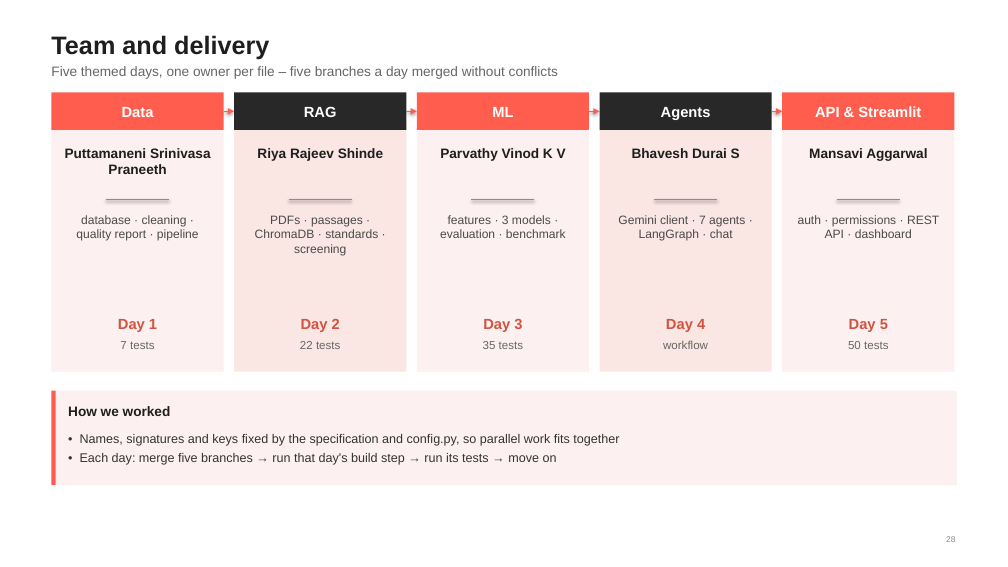
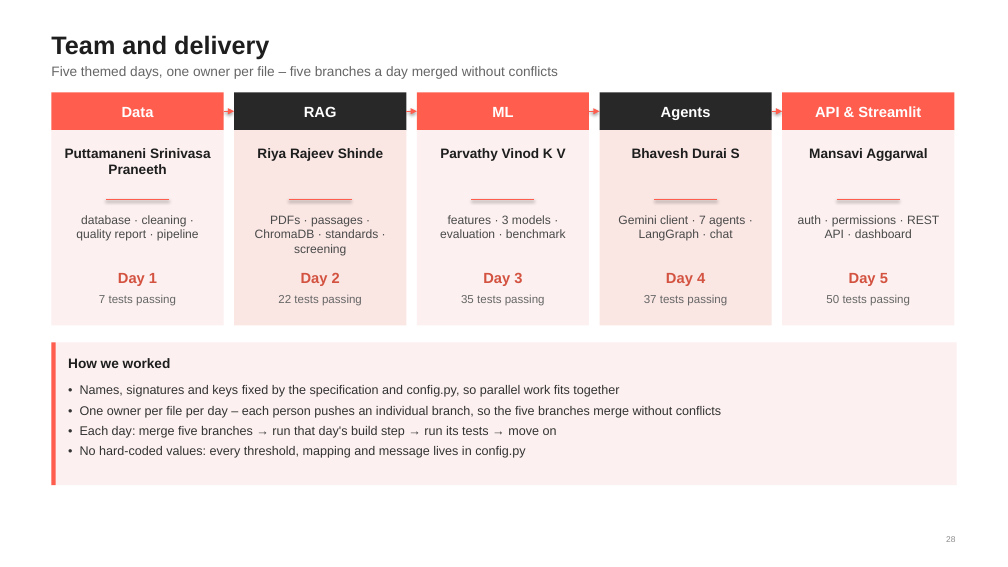
Before and after one commit to mansavigarg/StreetCare-Ai, a slide deck: slide 28 of StreetCare AI Presentation.pptx. Drawn at 1008x567 pixels with LibreOffice and Linux fonts; fonts in the diff are those of the drawing; background and template pictures are left out. Boxes give left, top, right and bottom in pixels: in the first picture for what was removed or moved away, otherwise in the second. Text is boxed around its words. In the diff, an @@ line names an element or a change of style, - is before the commit and + after.

Commit message:
ppt

```diff
--- a/StreetCare AI Presentation.pptx
+++ b/StreetCare AI Presentation.pptx
@@ rectangle resized from (x1=51, y1=130, x2=224, y2=371) to (x1=51, y1=130, x2=224, y2=325) @@
@@ rectangle resized from (x1=234, y1=130, x2=407, y2=371) to (x1=234, y1=130, x2=407, y2=325) @@
@@ rectangle resized from (x1=417, y1=130, x2=589, y2=371) to (x1=417, y1=130, x2=589, y2=325) @@
@@ rectangle resized from (x1=600, y1=130, x2=772, y2=371) to (x1=600, y1=130, x2=772, y2=325) @@
@@ rectangle resized from (x1=783, y1=130, x2=955, y2=371) to (x1=783, y1=130, x2=955, y2=325) @@
@@ 5 texts moved together from (x1=118, y1=319, x2=888, y2=332) to (x1=118, y1=273, x2=888, y2=286) @@
@@ text at (x1=99, y1=295, x2=176, y2=306): text changed @@
-7 tests
+7 tests passing
@@ text at (x1=278, y1=295, x2=362, y2=306): text changed @@
-22 tests
+22 tests passing
@@ text at (x1=461, y1=294, x2=545, y2=306): text changed @@
-35 tests
+35 tests passing
@@ text at (x1=644, y1=295, x2=727, y2=306): text changed @@
-workflow
+37 tests passing
@@ text at (x1=826, y1=295, x2=910, y2=306): text changed @@
-50 tests
+50 tests passing
@@ rectangle resized from (x1=51, y1=391, x2=957, y2=485) to (x1=51, y1=343, x2=957, y2=485) @@
@@ rectangle resized from (x1=51, y1=391, x2=56, y2=485) to (x1=51, y1=343, x2=56, y2=485) @@
@@ text "How we worked" moved from (x1=68, y1=406, x2=171, y2=416) to (x1=68, y1=358, x2=171, y2=368) @@
@@ text "• Names, signatures and keys ..." moved from (x1=80, y1=434, x2=619, y2=465) to (x1=80, y1=385, x2=721, y2=458) @@
@@ text at (x1=80, y1=385, x2=619, y2=438): more space between paragraphs @@
@@ text at (x1=80, y1=406, x2=721, y2=418): paragraph added @@
+• One owner per file per day – each person pushes an individual branch, so the five branches merge without conflicts
@@ text at (x1=80, y1=446, x2=525, y2=458): paragraph added @@
+• No hard-coded values: every threshold, mapping and message lives in config.py
```
Also in this commit, not shown: 5 other slides changed, 1 slide added, 1 slide removed, 7 other files.
